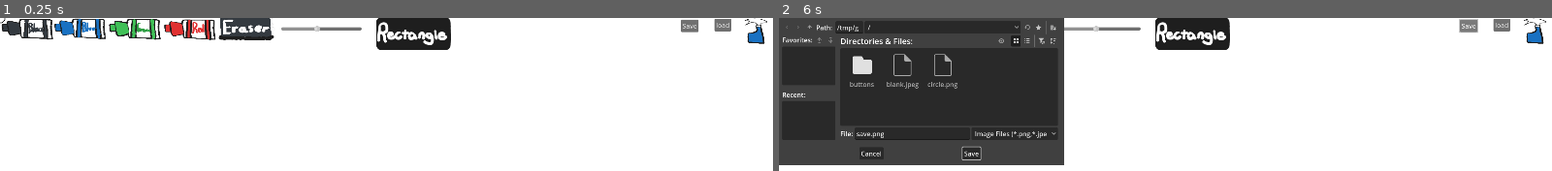
Above: before the commit, frames 1-2 (left to right).
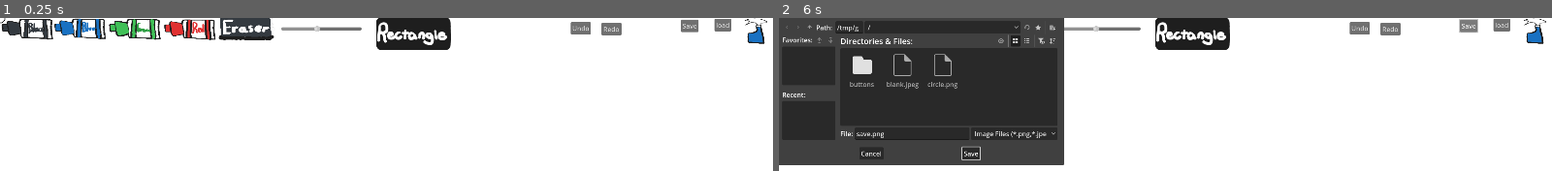
Above: after the commit, the same moments.

Repository: boardshapes/whiteboard
Game: Godot game, scene res://node_2d.tscn
The game is run twice, just before and just after one commit, with the same random seed, the same clock (stepped at 60 frames per second) and the same inputs.
Inputs (mouse positions are in pixels of both pictures, inside the frame that each line leads up to):
- Up to frame 1 (0.25 s): no input
- Up to frame 2 (6 s): click (809, 27) at 0.5 s; click (1026, 28) at 1.25 s; click (856, 28) at 2 s; click (910, 28) at 2.75 s; click (972, 30) at 3.5 s; click (1536, 31) at 4.25 s; click (1188, 33) at 5 s; click "Save" at 5.75 s

The runs differ from the first frame. In frame 1, 0.4% of the frame differs, in the area x 73-81%, y 2-12%; in frame 2, 0.8%, in the area x 23-81%, y 1-97%.

Commit message:
new buttons for free youre welcome
Added undo and redo buttons with functionality

Diff:
--- a/whiteboard/node_2d.gd
+++ b/whiteboard/node_2d.gd
@@ -18,6 +18,8 @@
 
 var default_bg : Texture2D = load("res://blank.jpeg")
 var bg : Texture2D = default_bg
+var history : Array = []
+var undo_index = 0
 
 func _ready():
 	# Set default directory and filename for the save
@@ -25,76 +27,25 @@
 	pick_save_location_dialog.mode = FileDialog.FILE_MODE_SAVE_FILE
 	pick_save_location_dialog.access = FileDialog.ACCESS_FILESYSTEM
 	pick_save_location_dialog.filters = ["*.png,*.jpeg,*.jpg ; Image Files"]
-
-
-func _on_load_pressed() -> void: #bring up dialog box
-	pick_image_file_dialog.show()
-
-func _on_save_pressed() -> void:
-	pick_save_location_dialog.show()
-
-func _on_pick_image_file_dialog_file_selected(path: String) -> void: #load up image
-	var img = Image.load_from_file(path)
-	if img == null:
-		return
-	bg = ImageTexture.create_from_image(img)
-	queue_redraw()
-
-func _on_pick_save_location_dialog_file_selected(path: String) -> void: # save that image
-	if path[-2] == 'n': # .png has n at -2
-		get_viewport().get_texture().get_image().save_png(path)
-	else:
-		get_viewport().get_texture().get_image().save_jpg(path)
-
-	pass
+	history.append(default_bg) #init the undo history
 
 func flatten() -> void:
 	await RenderingServer.frame_post_draw
 	var img = get_viewport().get_texture().get_image()
 	bg = ImageTexture.create_from_image(img)
+	while undo_index<history.size()-1: # if you draw after undo, clear the other stuff
+		history.pop_back()
+	history.append(bg) # todo: limit to history, maybe 50 at MOST (dont make fun of me for todo's)
+	undo_index += 1
 	queue_redraw()
-
-func _on_control_mouse_entered() -> void:
-	drawable = true
-
-func _on_control_mouse_exited() -> void:
-	drawable = false
-
-func _on_black_color_pressed() -> void:
-	color = Color.BLACK
-
-func _on_white_color_pressed() -> void:
-	color = Color.WHITE
-
-func _on_blue_color_pressed() -> void:
-	color = Color.BLUE
-
-func _on_green_color_pressed() -> void:
-	color = Color.GREEN
-
-func _on_red_color_pressed() -> void:
-	color = Color.RED
-
-func _on_clear_pressed() -> void:
-	bg = default_bg # get rid of that disgusting drawing by blanking it
-	queue_redraw()
-
-
-func _on_rect_button_pressed() -> void:
-	if rectangle_mode:
-		rectangle_mode = false
-		# clear preview
-		rectangle_preview = {"type":'rect',"pos": [0,0], "size": [0,0], "color": color}
-	else:
-		rectangle_mode = true
-
-func _on_brush_size_value_changed(value: float) -> void:
-	brush_size = value
 
 func _process(delta: float) -> void:
 	mouse_pos = get_global_mouse_position()
 
 func _input(event: InputEvent) -> void:
+	print("~~~~~~")
+	print(undo_index)
+	print(history.size()-1)
 	if drawable:
 		if event is InputEventMouseButton:
 			if event.button_index == MOUSE_BUTTON_LEFT:
@@ -155,3 +106,73 @@
 
 	if not has_last_pos:
 		strokes.clear()
+
+
+func _on_load_pressed() -> void: #bring up dialog box
+	pick_image_file_dialog.show()
+
+func _on_save_pressed() -> void:
+	pick_save_location_dialog.show()
+
+func _on_pick_image_file_dialog_file_selected(path: String) -> void: #load up image
+	var img = Image.load_from_file(path)
+	if img == null:
+		return
+	bg = ImageTexture.create_from_image(img)
+	queue_redraw()
+
+func _on_pick_save_location_dialog_file_selected(path: String) -> void: # save that image
+	if path[-2] == 'n': # .png has n at -2
+		get_viewport().get_texture().get_image().save_png(path)
+	else:
+		get_viewport().get_texture().get_image().save_jpg(path)
+
+	pass
+
+func _undo_pressed() -> void:
+	if undo_index > 0:
+		undo_index -= 1
+	bg = history[undo_index]
+	queue_redraw()
+
+func _on_redo_pressed() -> void:
+	if undo_index < history.size()-1:
+		undo_index += 1
+	bg = history[undo_index]
+	queue_redraw()
+
+func _on_control_mouse_entered() -> void:
+	drawable = true
+
+func _on_control_mouse_exited() -> void:
+	drawable = false
+
+func _on_black_color_pressed() -> void:
+	color = Color.BLACK
+
+func _on_white_color_pressed() -> void:
+	color = Color.WHITE
+
+func _on_blue_color_pressed() -> void:
+	color = Color.BLUE
+
+func _on_green_color_pressed() -> void:
+	color = Color.GREEN
+
+func _on_red_color_pressed() -> void:
+	color = Color.RED
+
+func _on_clear_pressed() -> void:
+	bg = default_bg # get rid of that disgusting drawing by blanking it
+	queue_redraw()
+
+func _on_rect_button_pressed() -> void:
+	if rectangle_mode:
+		rectangle_mode = false
+		# clear preview
+		rectangle_preview = {"type":'rect',"pos": [0,0], "size": [0,0], "color": color}
+	else:
+		rectangle_mode = true
+
+func _on_brush_size_value_changed(value: float) -> void:
+	brush_size = value
--- a/whiteboard/node_2d.tscn
+++ b/whiteboard/node_2d.tscn
@@ -155,6 +155,20 @@
 offset_bottom = 33.0
 text = "load
 "
+
+[node name="undo" type="Button" parent="ButtonsViewport/SubViewport"]
+offset_left = 1414.0
+offset_top = 10.0
+offset_right = 1464.0
+offset_bottom = 41.0
+text = "Undo"
+
+[node name="redo" type="Button" parent="ButtonsViewport/SubViewport"]
+offset_left = 1490.0
+offset_top = 12.0
+offset_right = 1540.0
+offset_bottom = 43.0
+text = "Redo"
 
 [connection signal="mouse_entered" from="CanvasViewport/drawingViewport/Control" to="." method="_on_control_mouse_entered"]
 [connection signal="mouse_exited" from="CanvasViewport/drawingViewport/Control" to="." method="_on_control_mouse_exited"]
@@ -169,16 +183,18 @@
 [connection signal="pressed" from="ButtonsViewport/SubViewport/BlueColor2" to="CanvasViewport/drawingViewport/Canvas" method="_on_blue_color_pressed"]
 [connection signal="pressed" from="ButtonsViewport/SubViewport/BlueColor2" to="CanvasViewport/drawingViewport/Canvas" method="_on_blue_color_2_pressed"]
 [connection signal="pressed" from="ButtonsViewport/SubViewport/BlueColor2" to="CanvasViewport/preViewport/Preview" method="_on_blue_color_2_pressed"]
+[connection signal="pressed" from="ButtonsViewport/SubViewport/GreenColor2" to="CanvasViewport/drawingViewport/Canvas" method="_on_green_color_2_pressed"]
 [connection signal="pressed" from="ButtonsViewport/SubViewport/GreenColor2" to="CanvasViewport/drawingViewport/Canvas" method="_on_green_color_pressed"]
-[connection signal="pressed" from="ButtonsViewport/SubViewport/GreenColor2" to="CanvasViewport/drawingViewport/Canvas" method="_on_green_color_2_pressed"]
 [connection signal="pressed" from="ButtonsViewport/SubViewport/GreenColor2" to="CanvasViewport/preViewport/Preview" method="_on_green_color_pressed"]
 [connection signal="pressed" from="ButtonsViewport/SubViewport/RedColor2" to="CanvasViewport/drawingViewport/Canvas" method="_on_red_color_pressed"]
 [connection signal="pressed" from="ButtonsViewport/SubViewport/RedColor2" to="CanvasViewport/preViewport/Preview" method="_on_red_color_2_pressed"]
 [connection signal="pressed" from="ButtonsViewport/SubViewport/Clear" to="CanvasViewport/drawingViewport/Canvas" method="_on_clear_pressed"]
+[connection signal="pressed" from="ButtonsViewport/SubViewport/RectButton" to="CanvasViewport/drawingViewport/Canvas" method="_on_rectangle_pressed"]
 [connection signal="pressed" from="ButtonsViewport/SubViewport/RectButton" to="CanvasViewport/drawingViewport/Canvas" method="_on_rect_button_pressed"]
-[connection signal="pressed" from="ButtonsViewport/SubViewport/RectButton" to="CanvasViewport/drawingViewport/Canvas" method="_on_rectangle_pressed"]
 [connection signal="pressed" from="ButtonsViewport/SubViewport/RectButton" to="CanvasViewport/preViewport/Preview" method="_on_rect_button_pressed"]
 [connection signal="pressed" from="ButtonsViewport/SubViewport/save" to="CanvasViewport/drawingViewport/Canvas" method="_on_save_pressed"]
 [connection signal="value_changed" from="ButtonsViewport/SubViewport/BrushSize" to="CanvasViewport/drawingViewport/Canvas" method="_on_brush_size_value_changed"]
 [connection signal="value_changed" from="ButtonsViewport/SubViewport/BrushSize" to="CanvasViewport/preViewport/Preview" method="_on_brush_size_value_changed"]
 [connection signal="pressed" from="ButtonsViewport/SubViewport/Button" to="CanvasViewport/drawingViewport/Canvas" method="_on_load_pressed"]
+[connection signal="pressed" from="ButtonsViewport/SubViewport/undo" to="CanvasViewport/drawingViewport/Canvas" method="_undo_pressed"]
+[connection signal="pressed" from="ButtonsViewport/SubViewport/redo" to="CanvasViewport/drawingViewport/Canvas" method="_on_redo_pressed"]
--- a/whiteboard/project.godot
+++ b/whiteboard/project.godot
@@ -12,7 +12,7 @@
 
 config/name="Whiteboard"
 run/main_scene="uid://cagnq7h1kytei"
-config/features=PackedStringArray("4.4", "Forward Plus")
+config/features=PackedStringArray("4.5", "Forward Plus")
 config/icon="res://icon.svg"
 
 [display]
